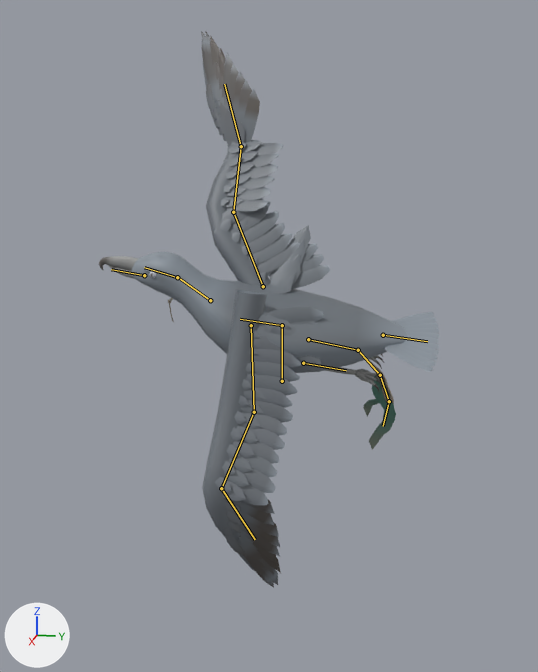
Before and after pictures for a commit that changed the glTF model assets/creatures/stormgull/stormgull.glb.
The view is the same before and after, from a camera (50 mm lens) standing at (2.73, 0.57, 0.53) and looking at (0.07, 0.04, -0.14). The axes (+X, +Y, +Z) are drawn at lower left. The lights are the same throughout. The first picture is the older version. Both versions are drawn at frame 6 of the action 'hit_b'; the numbers are the values there. The bones that bend it are drawn over the model as lines.

In view in the first picture: 'stormgull'.
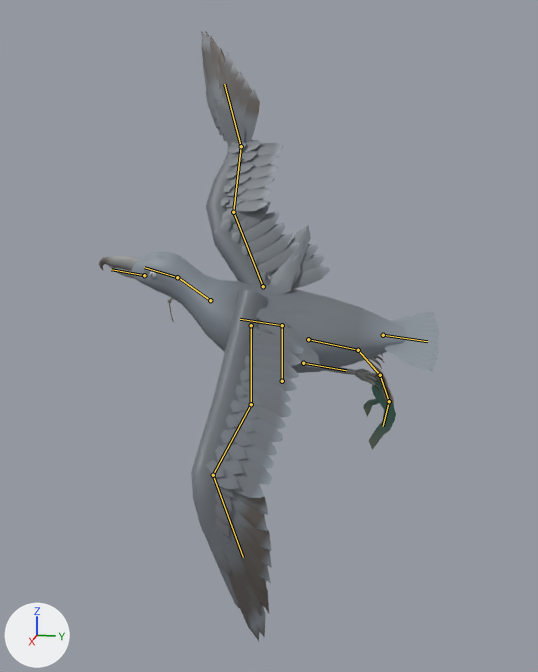
What differs and where, as boxes [x1, y1, x2, y2] in the pictures (538 x 672 px):
'stormgull', posed (9% taller)
    before: [99, 31, 439, 588]
    after: [99, 31, 439, 641]
bone 'shoulder_l', root to tip
    before: (251, 325) to (254, 412)
    after: (251, 325) to (251, 404)

The edits, one by one:
Bone 'shoulder_l' (bone_shoulder_l) turns from (-59, -1, -9) to (-32, -2, -3) degrees about its own x, y and z.
